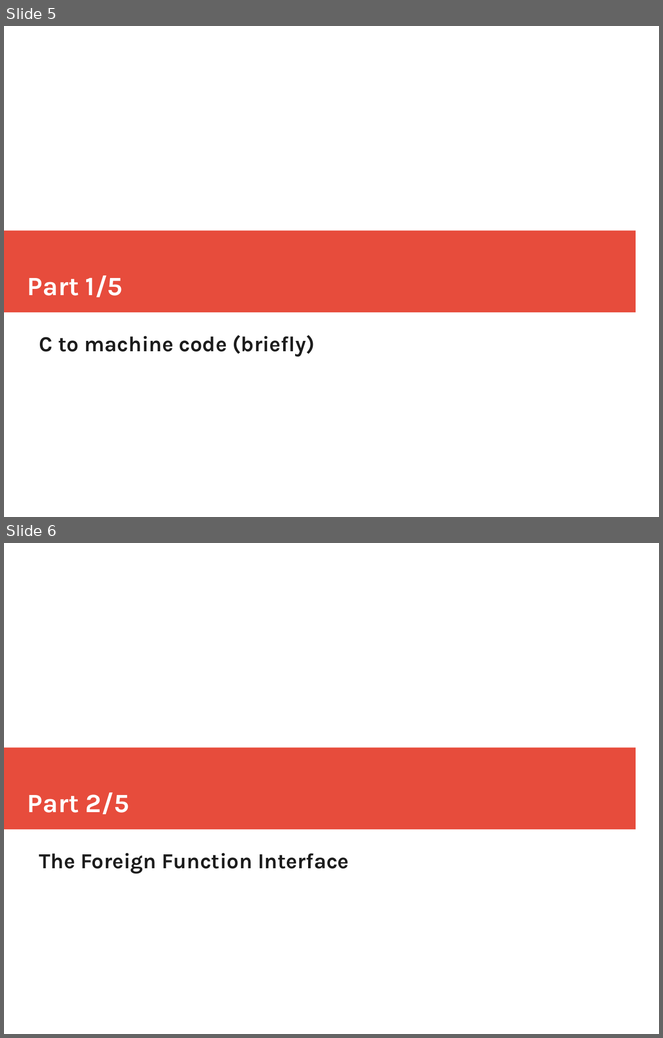
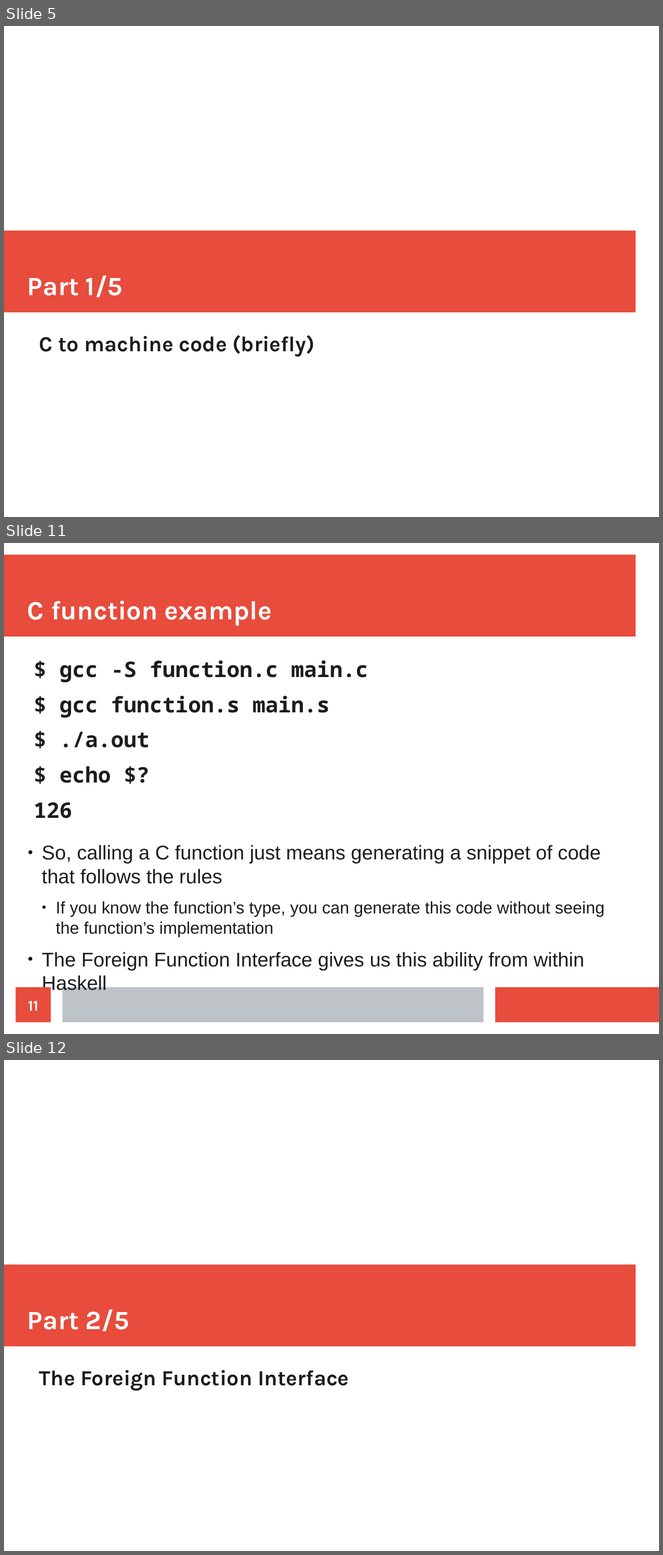
Before and after one commit to mtolly/haskell-c-talk, a slide deck: presentation.odp. Shown one above the other, each under a label of ours: slides 5 and 6 before the commit, slides 5, 11 and 12 after it; the slides between them are not shown. The pictures are 663x1038 and 663x1555 pixels, drawn with LibreOffice and Linux fonts; fonts in the diff are those of the drawing. Boxes give left, top, right and bottom in pixels: in the first picture for what was removed or moved away, otherwise in the second. Text is boxed around its words. In the diff, an @@ line names an element or a change of style, - is before the commit and + after.

Commit message:
Presentation progress, assembly example

```diff
--- a/presentation.odp
+++ b/presentation.odp
@@ slide 11 added at [4,543,659,1034], background #FFFFFF @@
@@ rectangle added at [4,555,636,637], fill #E74C3C @@
@@ title added at [27,601,272,626], 32 pt, text #FFFFFF, bold @@
+C function example
@@ text added at [34,661,369,819], 26 pt, text #1C1C1C, bold @@
+$ gcc -S function.c main.c
+$ gcc function.s main.s
+$ ./a.out
+$ echo $?
+126
@@ text added at [42,845,605,971], 24.1 pt, text #1C1C1C @@
+● So, calling a C function just means generating a snippet of code that follows the rules
+  ● If you know the function’s type, you can generate this code without seeing the function’s implementation
+● The Foreign Function Interface gives us this ability from within Haskell
@@ page number added at [16,988,51,1023], fill #E74C3C, 18 pt, text #FFFFFF, bold @@
+11
@@ rectangle added at [62,988,484,1023], fill #BDC3C7 @@
@@ rectangle added at [496,988,659,1023], fill #E74C3C @@
@@ what was slide 6 is now slide 12 @@
```
Also in this commit, not shown: 2 slides changed, 5 other slides added, 6 other files.
